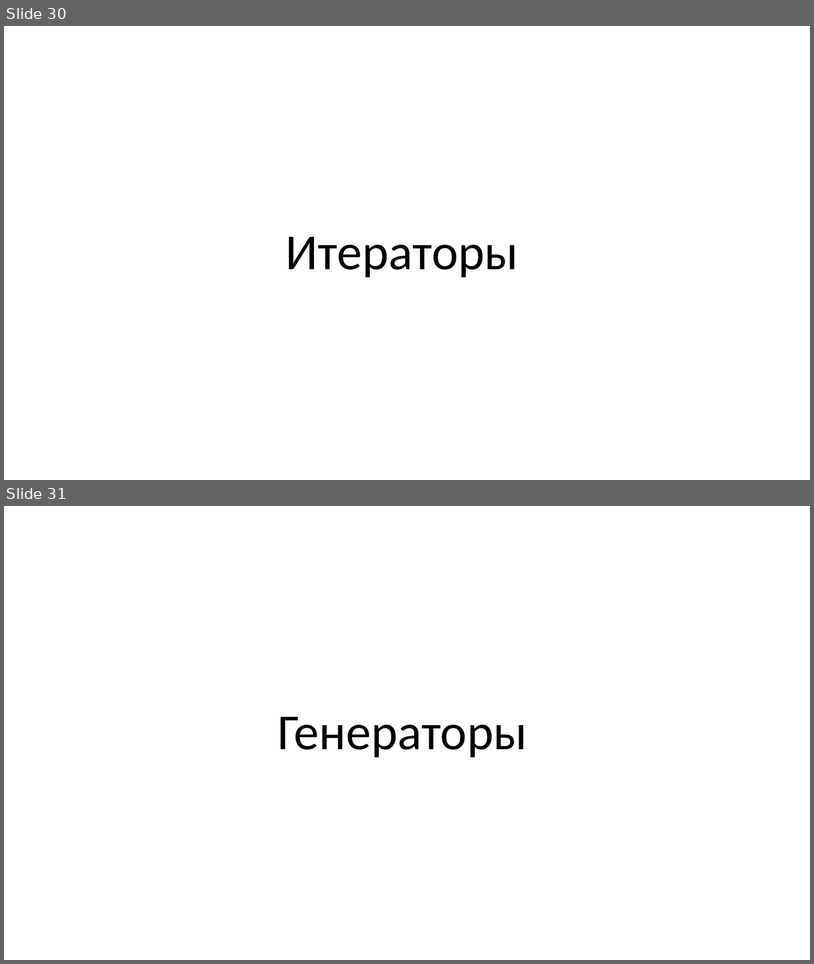
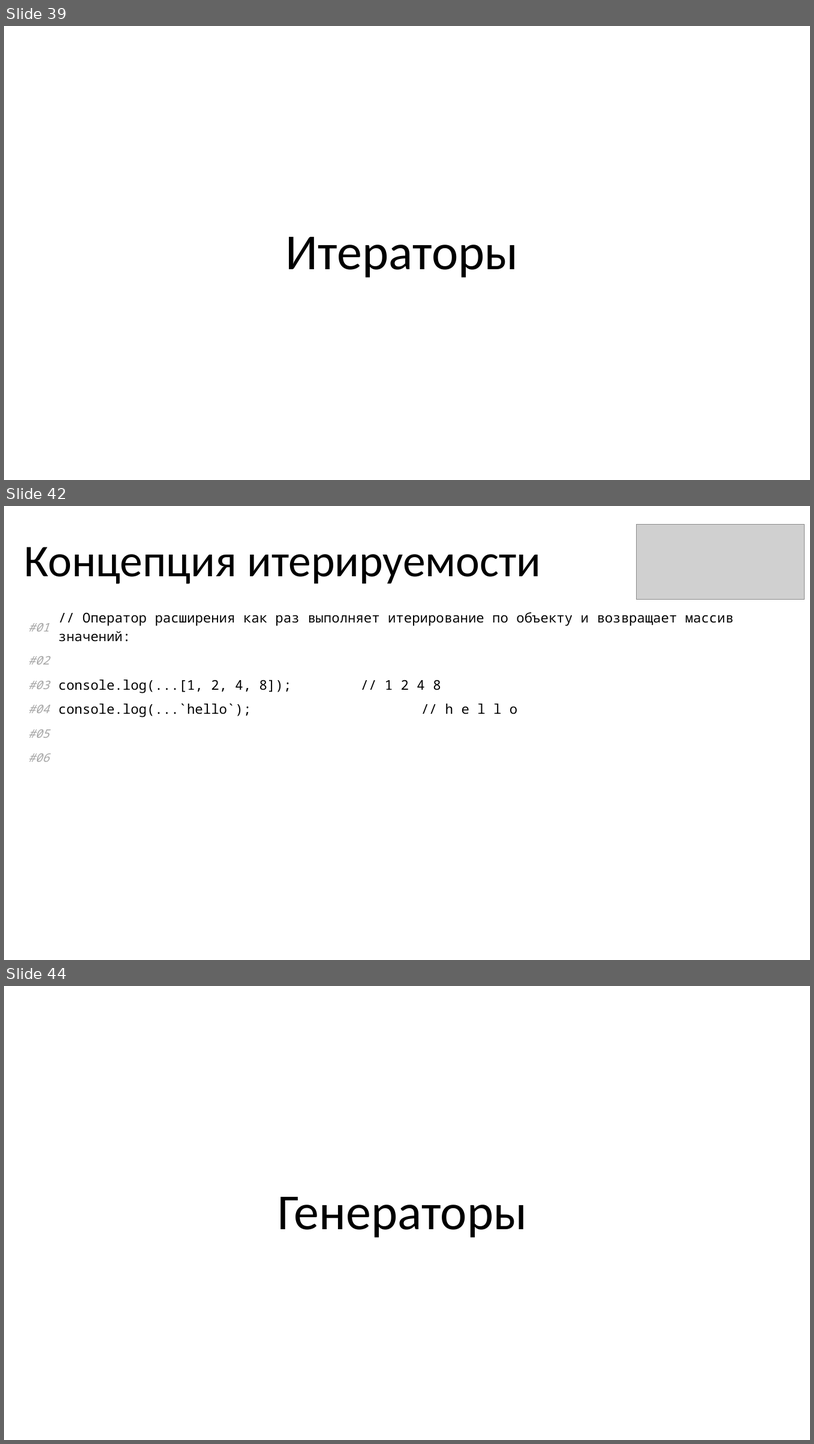
Before and after one commit to KOPTE3/modern-es, a slide deck: Modern ES.pptx. Shown one above the other, each under a label of ours: slides 30 and 31 before the commit, slides 39, 42 and 44 after it; the slides between them are not shown. The pictures are 814x964 and 814x1444 pixels, drawn with LibreOffice and Linux fonts; fonts in the diff are those of the drawing; grey boxes stand for pictures. Boxes give left, top, right and bottom in pixels: in the first picture for what was removed or moved away, otherwise in the second. Text is boxed around its words. In the diff, an @@ line names an element or a change of style, - is before the commit and + after.

```diff
--- a/Modern ES.pptx
+++ b/Modern ES.pptx
@@ slide 42 added at (4,506,810,960), background #FFFFFF @@
@@ picture added at (637,525,805,599) @@
@@ title added at (24,547,541,584), 54 pt, text #000000 @@
+Концепция итерируемости
@@ table added at (18,606,801,764), 6 rows, 2 columns @@
+#01 | // Оператор расширения как раз выполняет итерирование по объекту и возвращает массив значений:
+#02 | 
+#03 | console.log(...[1, 2, 4, 8]); // 1 2 4 8
+#04 | console.log(...`hello`); // h e l l o
+#05 | 
+#06 | 
@@ what was slide 30 is now slide 39 @@
@@ what was slide 31 is now slide 44 @@
```
Also in this commit, not shown: 3 slides changed, 15 other slides added.
